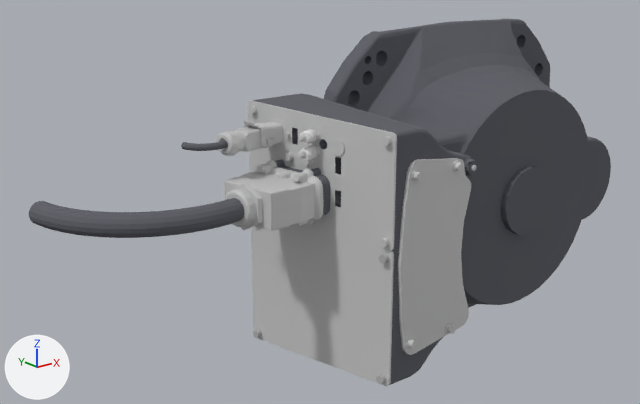
The OBJ model docs/public/sim/models/kuka_vcmx/KR_50_R2500/KR_50_R2500.obj, before and after one commit.
Before and after are seen from a camera (50 mm lens) standing at (-0.991, -0.94, 0.378) and looking at (-0.281, -0.053, 0.023). Every picture has the same lights, and +X, +Y and +Z are marked at lower left. The older version comes first. Where no turn or scale is listed for an object, it has been applied to the vertices. Vertices at exactly the same position are counted once.

Objects in the first picture: 'KR_50_R2500'.
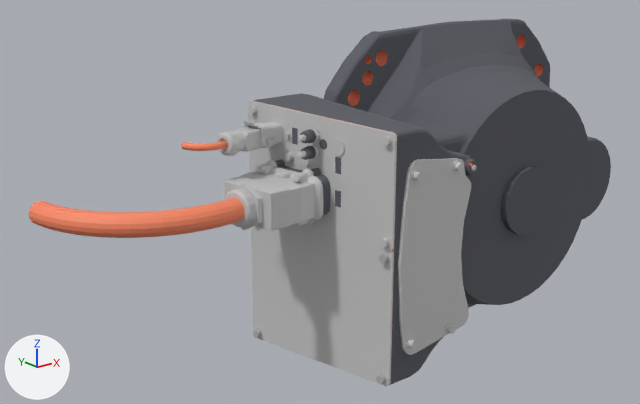
What the commit changed:
Material 'mat_10' (mat_mat_10) is new.
Its base color is (0.961, 0.251, 0.129) (orange #fb8965).
Its roughness is 0.553.
Material 'mat_11' (mat_mat_11) is new.
Its base color is (0.961, 0.251, 0.129) (orange #fb8965).
Its roughness is 0.553.
Material 'mat_12' (mat_mat_12) is new.
Its base color is (0.961, 0.251, 0.129) (orange #fb8965).
Its roughness is 0.553.
Material 'mat_1' (mat_mat_1) is new.
Its base color is (0.961, 0.251, 0.129) (orange #fb8965).
Its roughness is 0.89.
me_kr_50_r2500 is used by ob_kr_50_r2500; location (0.0, 0.0, 0.0).
me_kr_50_r2500 had 13105 vertices, 23609 faces and spanned x -0.653..0.24, y -0.255..0.011, z -0.24..0.24.
me_kr_50_r2500 now has 13298 vertices, 24190 faces and spans x -0.653..0.24, y -0.255..0.011, z -0.24..0.24.
me_kr_50_r2500 part 1: 22 vertices moved within x -0.353..-0.34, y -0.163..-0.09, z 0.06..0.136; 193 vertices added at x -0.353..-0.34, y -0.165..-0.088, z 0.055..0.141.
me_kr_50_r2500 part 2: 302 faces spanning x -0.487..-0.441, y -0.081..-0.05, z 0.127..0.135 switch from mat_mat_0 (dark grey #5d5f66) to mat_mat_10 (orange #fb8965).
me_kr_50_r2500 part 3: 527 faces spanning x -0.653..-0.456, y -0.137..0.011, z 0.051..0.079 switch from mat_mat_0 (dark grey #5d5f66) to mat_mat_11 (orange #fb8965).
me_kr_50_r2500 part 4: 1136 faces spanning x -0.363..0.234, y -0.25..0.0, z -0.235..0.235 switch from mat_mat_0 (dark grey #5d5f66) to mat_mat_12 (orange #fb8965).
me_kr_50_r2500 part 5: 1168 faces spanning x -0.368..-0.345, y -0.137..-0.12, z 0.11..0.146 switch from mat_mat_6 (white #e7e7e7) to mat_mat_0 (dark grey #5d5f66).
me_kr_50_r2500 no longer uses material mat_mat_3 (pale green #e0f8e2).
me_kr_50_r2500 gains material mat_mat_1 (orange #fb8965).

Location of each change, (x1, y1, x2, y2) in pixels of the pictures (640 x 404 px):
part 1 of me_kr_50_r2500, built on: before (293, 133, 337, 200); after (283, 128, 341, 207)
part 2 of me_kr_50_r2500, recoloured (dark grey to orange): (181, 141, 228, 151) in both
part 3 of me_kr_50_r2500, recoloured (dark grey to orange): (29, 198, 244, 238) in both
part 4 of me_kr_50_r2500, recoloured: (274, 35, 543, 276) in both
part 5 of me_kr_50_r2500, recoloured (white to dark grey): (300, 129, 320, 160) in both
